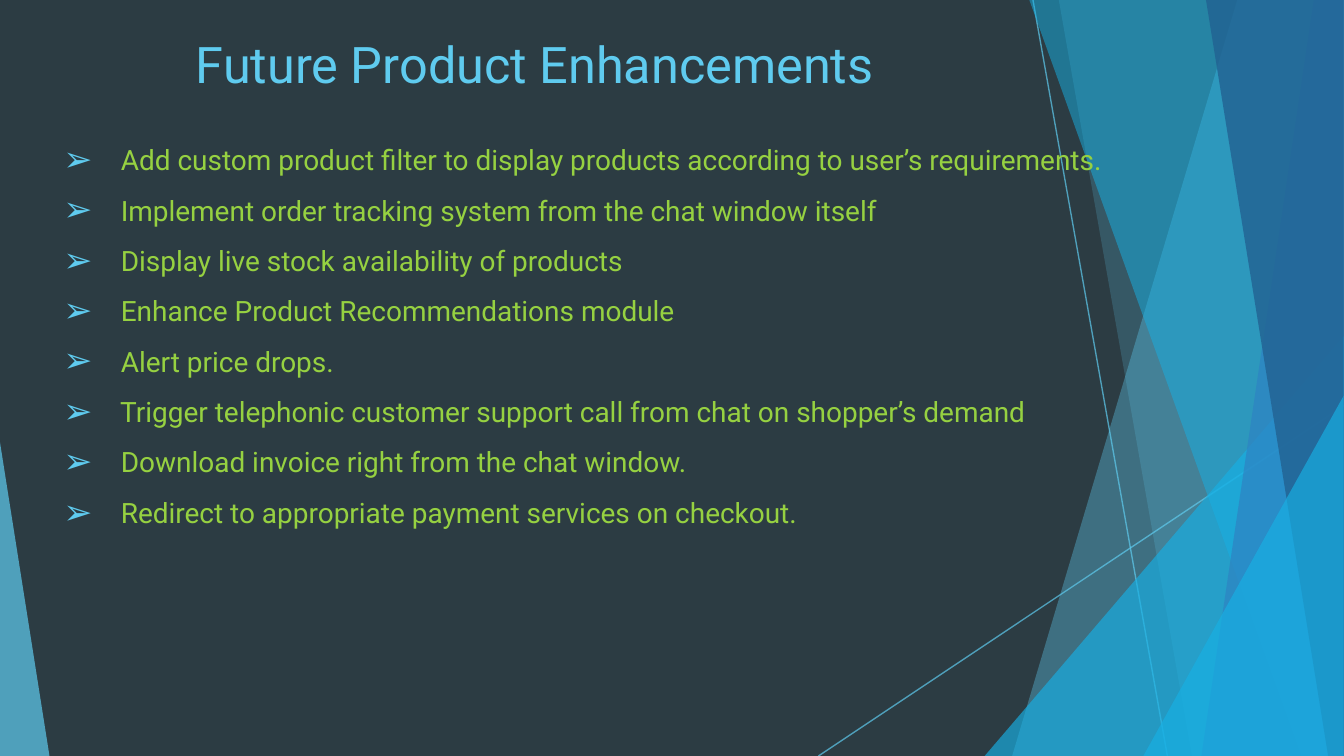
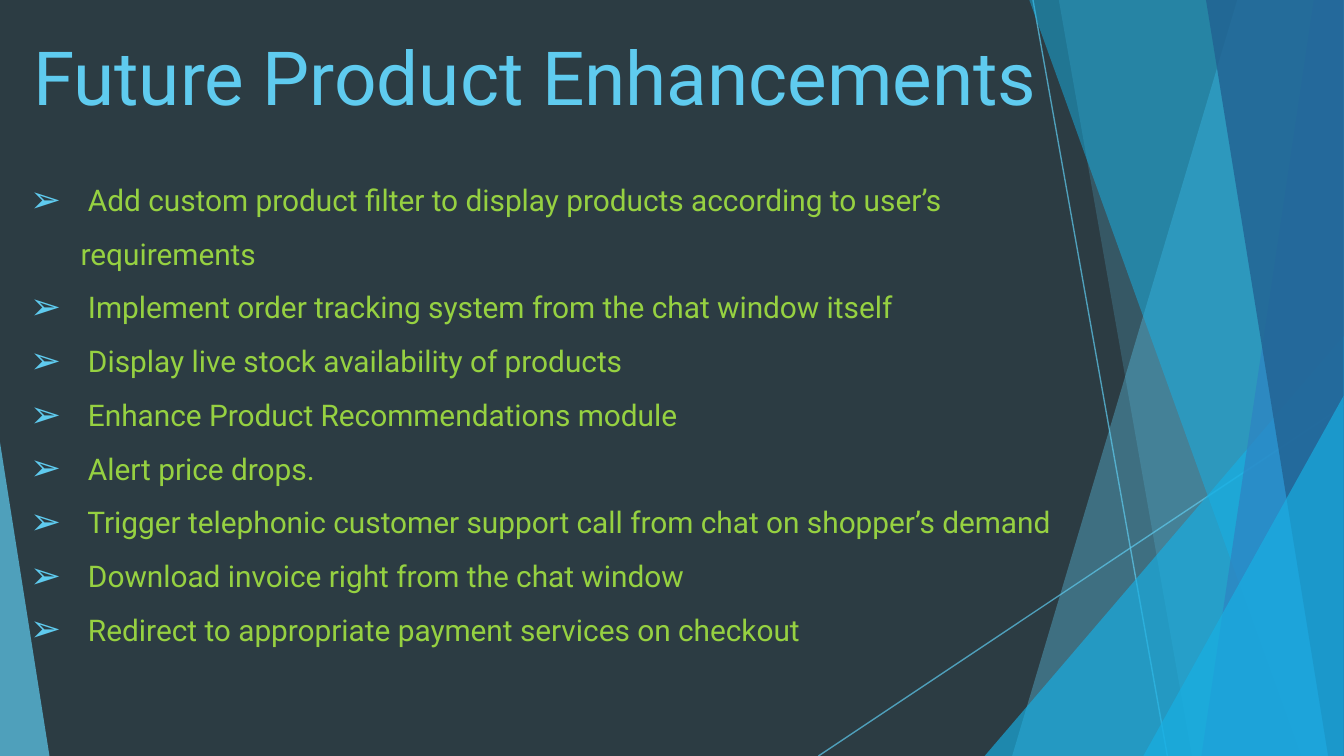
Before and after one commit to rishindramani/HubDroid, a slide deck: slide 10 of Lowe’s_Campus_Hackathon_Presentation.pptx. Drawn at 1344x756 pixels with LibreOffice and Linux fonts; fonts in the diff are those of the drawing. Boxes give left, top, right and bottom in pixels: in the first picture for what was removed or moved away, otherwise in the second. Text is boxed around its words. In the diff, an @@ line names an element or a change of style, - is before the commit and + after.

```diff
--- a/Lowe’s_Campus_Hackathon_Presentation.pptx
+++ b/Lowe’s_Campus_Hackathon_Presentation.pptx
@@ title "Future Product Enhancements": place and size @@
-title "Future Product Enhancements" at [196, 45, 874, 84]
+title "Future Product Enhancements" at [33, 49, 1036, 106]
@@ title "Future Product Enhancements" at [33, 49, 1036, 106]: size 27 to 40 pt @@
@@ text "Add custom product filter to ...": place and size @@
-text "Add custom product filter to ..." at [120, 144, 1101, 529]
+text "Add custom product filter to ..." at [81, 188, 1050, 648]
@@ text at [81, 188, 942, 271]: text changed; size 15 to 16 pt @@
-➢ Add custom product filter to display products according to user’s requirements.
+➢ Add custom product filter to display products according to user’s requirements
@@ text at [87, 295, 1050, 539]: size 15 to 16 pt in "Implement order tracking system from the chat ...", "Display live stock availability of products", "Enhance Product Recommendations module", "Alert price drops." and 1 more places @@
@@ text at [88, 564, 800, 648]: text changed; size 15 to 16 pt @@
-➢ Download invoice right from the chat window.
-➢ Redirect to appropriate payment services on checkout.
+➢ Download invoice right from the chat window
+➢ Redirect to appropriate payment services on checkout
```
Also in this commit, not shown: 4 other slides changed.
